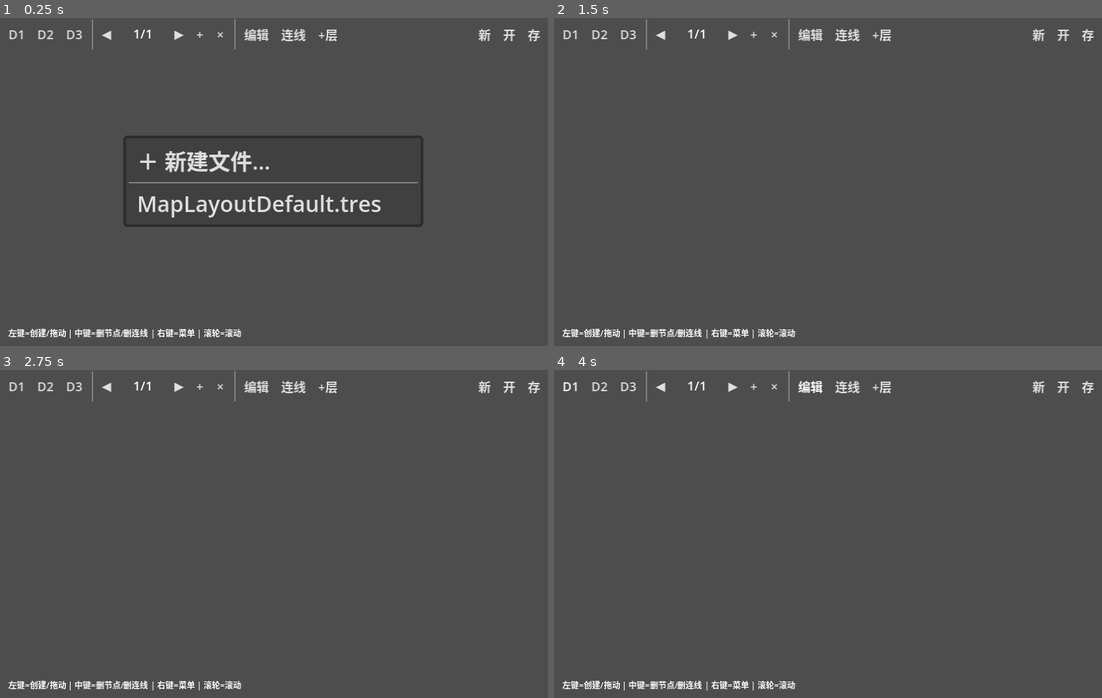
Above: before the commit, frames 1-4 (two rows, left to right).
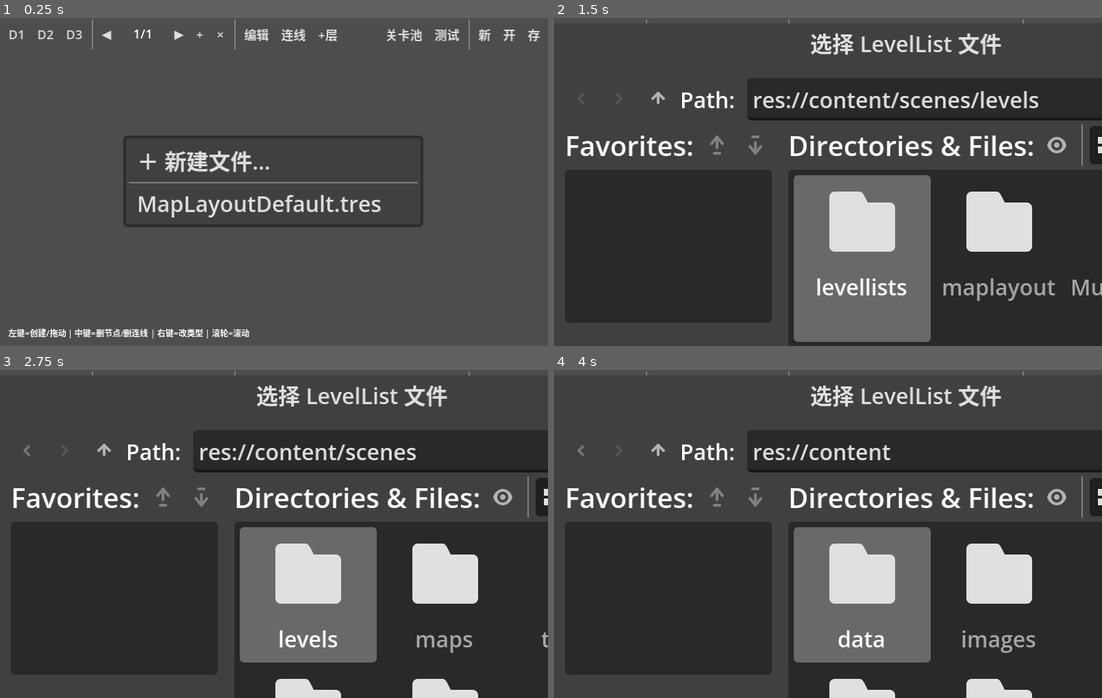
Above: after the commit, the same moments.

Repository: ZhuXilin/Dev_Project_260730
Game: Godot game, scene res://function/tool/MapLayoutEditor.tscn
Same seed, same stepped clock (60 frames per second), same inputs: the game is played once before the commit and once after it. This scene is started directly instead of the project's main scene. Sound files missing from this copy of the repository are replaced by a short silence.
Inputs (mouse positions are in pixels of both pictures, inside the frame that each line leads up to):
- Up to frame 1 (0.25 s): no input
- Up to frame 2 (1.5 s): click (959, 34) at 0.5 s, where only the run after the commit has a clickable "关卡池"; click (1003, 34) at 1.25 s, where only the run after the commit has a clickable "测试"
- Up to frame 3 (2.75 s): click (104, 452) at 2.02 s
- Up to frame 4 (4 s): click (658, 452) at 2.77 s; click "D1" at 3.5 s

The runs differ from the first frame. In frame 1, 0.5% of the frame differs, in the area x 32-86%, y 0-98%; in frame 2, 61%; in frame 3, 61%; in frame 4, 61%, in the area x 1-100%, y 0-100%.

Commit message:
Edit map editor

Diff:
--- a/function/tool/MapLayoutCanvas.gd
+++ b/function/tool/MapLayoutCanvas.gd
@@ -11,15 +11,17 @@
 
 	var canvas_w : float = size.x
 	var max_layer : int = editor._get_max_layer()
+	var in_test : bool = editor._in_test_mode
 
-	# ---- 网格层线 ----
-	for i in range(max_layer + 1):
-		var y : float = editor.CANVAS_PADDING_TOP + (max_layer - i + 0.5) * editor.LAYER_HEIGHT
-		draw_line(Vector2(0, y), Vector2(canvas_w, y),
-			Color(0.3, 0.3, 0.3, 0.5), 1)
-		var font : Font = ThemeDB.fallback_font
-		draw_string(font, Vector2(2, y - 2), "L%d" % i,
-			HORIZONTAL_ALIGNMENT_LEFT, -1, 7, Color(0.5, 0.5, 0.5, 0.7))
+	# ---- 网格层线（测试模式隐藏） ----
+	if not in_test:
+		for i in range(max_layer + 1):
+			var y : float = editor.CANVAS_PADDING_TOP + (max_layer - i + 0.5) * editor.LAYER_HEIGHT
+			draw_line(Vector2(0, y), Vector2(canvas_w, y),
+				Color(0.3, 0.3, 0.3, 0.5), 1)
+			var font : Font = ThemeDB.fallback_font
+			draw_string(font, Vector2(2, y - 2), "L%d" % i,
+				HORIZONTAL_ALIGNMENT_LEFT, -1, 7, Color(0.5, 0.5, 0.5, 0.7))
 
 	# ---- 连线 ----
 	for i in range(day_layout.nodes.size()):
@@ -28,35 +30,54 @@
 			if target < 0 or target >= day_layout.nodes.size(): continue
 			var from_pos : Vector2 = editor._node_pos(i)
 			var to_pos : Vector2 = editor._node_pos(target)
-			draw_line(from_pos, to_pos, Color(0.6, 0.6, 0.6, 0.9), 1)
+			var lc : Color = Color(0.35, 0.35, 0.35, 0.9) if in_test else Color(0.6, 0.6, 0.6, 0.9)
+			draw_line(from_pos, to_pos, lc, 1)
 
-	# ---- 节点（无描边） ----
+	# ---- 节点 ----
 	for i in range(day_layout.nodes.size()):
 		var node : MapLayoutNode = day_layout.nodes[i]
 		var pos : Vector2 = editor._node_pos(i)
-		var color : Color = _node_color(node)
 		var rect := Rect2(
 			pos - Vector2(editor.NODE_W / 2.0, editor.NODE_H / 2.0),
 			Vector2(editor.NODE_W, editor.NODE_H)
 		)
-		# ★ 只填充，不描边
-		draw_rect(rect, color, true)
 
-		# ★ 文字上下居中：用 font 的 ascent 精确居中
-		var label : String = _node_label(node)
-		var font : Font = ThemeDB.fallback_font
-		var font_size : int = editor.NODE_FONT_SIZE
-		var text_size : Vector2 = font.get_string_size(label, HORIZONTAL_ALIGNMENT_LEFT, -1, font_size)
-		var ascent : float = font.get_ascent(font_size)
-		var descent : float = font.get_descent(font_size)
-		# 垂直居中的文字基线偏移
-		var baseline_y : float = pos.y + (ascent - descent) / 2.0
-		draw_string(font,
-			Vector2(pos.x - text_size.x / 2.0, baseline_y),
-			label, HORIZONTAL_ALIGNMENT_LEFT, -1, font_size, Color.BLACK)
+		if in_test:
+			# ★ 测试模式：黑底 + 白字（模拟游戏地图节点）
+			draw_rect(rect, Color(0.1, 0.1, 0.1, 1), true)
+			draw_rect(rect, Color(0.4, 0.4, 0.4, 1), false, 1)
+			var label : String = editor._test_map_assignment.get(node, "")
+			if label == "":
+				label = _node_type_short(node.node_type)
+			# 截断
+			if label.length() > 6:
+				label = label.substr(0, 5) + "…"
+			var font : Font = ThemeDB.fallback_font
+			var font_size : int = 6
+			var text_size : Vector2 = font.get_string_size(label, HORIZONTAL_ALIGNMENT_LEFT, -1, font_size)
+			var ascent : float = font.get_ascent(font_size)
+			var descent : float = font.get_descent(font_size)
+			var baseline_y : float = pos.y + (ascent - descent) / 2.0
+			draw_string(font,
+				Vector2(pos.x - text_size.x / 2.0, baseline_y),
+				label, HORIZONTAL_ALIGNMENT_LEFT, -1, font_size, Color(0.85, 0.85, 0.85))
+		else:
+			# 编辑模式：彩色
+			var color : Color = _node_color(node)
+			draw_rect(rect, color, true)
+			var label2 : String = _node_label(node)
+			var font2 : Font = ThemeDB.fallback_font
+			var font_size2 : int = editor.NODE_FONT_SIZE
+			var text_size2 : Vector2 = font2.get_string_size(label2, HORIZONTAL_ALIGNMENT_LEFT, -1, font_size2)
+			var ascent2 : float = font2.get_ascent(font_size2)
+			var descent2 : float = font2.get_descent(font_size2)
+			var baseline_y2 : float = pos.y + (ascent2 - descent2) / 2.0
+			draw_string(font2,
+				Vector2(pos.x - text_size2.x / 2.0, baseline_y2),
+				label2, HORIZONTAL_ALIGNMENT_LEFT, -1, font_size2, Color.BLACK)
 
-	# ---- 选中高亮（连线模式）----
-	if editor._selected_link >= 0:
+	# ---- 选中高亮（编辑模式 + 连线模式）----
+	if not in_test and editor._selected_link >= 0:
 		var p : Vector2 = editor._node_pos(editor._selected_link)
 		var rect2 := Rect2(
 			p - Vector2(editor.NODE_W / 2.0 + 2, editor.NODE_H / 2.0 + 2),
@@ -65,7 +86,7 @@
 		draw_rect(rect2, Color.YELLOW, false, 2)
 
 	# ---- 拖拽预览 ----
-	if editor._dragging_idx >= 0:
+	if not in_test and editor._dragging_idx >= 0:
 		var new_layer : int = editor._layer_at_y(editor._mouse_pos.y)
 		var preview_y : float = editor.CANVAS_PADDING_TOP + (max_layer - new_layer + 0.5) * editor.LAYER_HEIGHT
 		draw_line(Vector2(0, preview_y), Vector2(canvas_w, preview_y),
--- a/function/tool/MapLayoutEditor.gd
+++ b/function/tool/MapLayoutEditor.gd
@@ -25,6 +25,13 @@
 var _canvas : Control = null
 var _scroll : ScrollContainer = null
 var _popup_layer : Control = null
+
+var _levellist : LevelListResource = null
+var _levellist_path : String = ""
+var _in_test_mode : bool = false
+var _test_map_assignment : Dictionary = {}   # MapLayoutNode -> 地图名
+var _levellist_btn : Button = null
+var _test_btn : Button = null
 
 var _day_buttons : Array[Button] = []
 var _tool_buttons : Array[Button] = []
@@ -178,6 +185,116 @@
 	add_child(fd)
 	fd.popup_centered(Vector2i(600, 400))
 
+# ============================================================
+#  LevelList + 测试
+# ============================================================
+func _on_pick_levellist():
+	var fd := FileDialog.new()
+	fd.file_mode = FileDialog.FILE_MODE_OPEN_FILE
+	fd.access = FileDialog.ACCESS_RESOURCES
+	fd.add_filter("*.tres", "Tres 文件")
+	fd.use_native_dialog = true
+	fd.current_dir = "res://content/scenes/levels/"
+	fd.title = "选择 LevelList 文件"
+	fd.file_selected.connect(func(path):
+		var ll = load(path)
+		if ll == null:
+			push_warning("加载失败: " + path)
+			fd.queue_free()
+			return
+		_levellist = ll
+		_levellist_path = path
+		_update_all_labels()
+		print("[MapLayoutEditor] 已加载 LevelList: ", path)
+		fd.queue_free()
+	)
+	fd.canceled.connect(func(): fd.queue_free())
+	add_child(fd)
+	fd.popup_centered(Vector2i(500, 400))
+
+
+func _on_test_toggle():
+	_in_test_mode = not _in_test_mode
+	_test_btn.button_pressed = _in_test_mode
+
+	if _in_test_mode:
+		if _levellist == null:
+			push_warning("请先选择 LevelList 文件")
+			_in_test_mode = false
+			_test_btn.button_pressed = false
+			return
+		_generate_test_map()
+	else:
+		_test_map_assignment.clear()
+
+	_update_all_labels()
+	_canvas.queue_redraw()
+
+
+func _generate_test_map():
+	_test_map_assignment.clear()
+	var day_layout : MapLayoutDay = _get_current_day_layout()
+	if day_layout == null: return
+
+	# ---- 收集每个类型的候选地图 ----
+	var pools : Dictionary = {}
+	if _levellist and _levellist.levels:
+		for m in _levellist.levels:
+			if m == null: continue
+			var t : int = m.node_type
+			if not pools.has(t):
+				pools[t] = []
+			pools[t].append(m)
+
+	# ---- 逐层解析（同层去重，和 MapGenerator 一致） ----
+	var by_layer : Dictionary = {}
+	for i in range(day_layout.nodes.size()):
+		var ln : MapLayoutNode = day_layout.nodes[i]
+		if not by_layer.has(ln.layer):
+			by_layer[ln.layer] = []
+		by_layer[ln.layer].append(i)
+
+	for layer_key in by_layer:
+		var indices : Array = by_layer[layer_key]
+
+		# 先处理固定节点占位
+		var used_types : Dictionary = {}
+		for idx in indices:
+			var ln : MapLayoutNode = day_layout.nodes[idx]
+			if ln.random_pool.is_empty():
+				used_types[ln.node_type] = true
+
+		# 再处理随机节点
+		for idx in indices:
+			var ln : MapLayoutNode = day_layout.nodes[idx]
+			var resolved : int = ln.node_type
+			if not ln.random_pool.is_empty():
+				var available : Array = []
+				for t in ln.random_pool:
+					if not used_types.has(t):
+						available.append(t)
+				if available.is_empty():
+					available = ln.random_pool.duplicate()
+				resolved = available[randi() % available.size()]
+				used_types[resolved] = true
+
+			# 非战斗节点 → 空
+			if resolved in [
+				MapNode.NodeType.SHOP,
+				MapNode.NodeType.FORGE,
+				MapNode.NodeType.TREASURE,
+				MapNode.NodeType.CHAPEL,
+			]:
+				_test_map_assignment[ln] = _node_type_short(resolved)
+				continue
+
+			# 战斗节点 → 从池里抽
+			var pool : Array = pools.get(resolved, [])
+			if pool.is_empty():
+				_test_map_assignment[ln] = "?"
+			else:
+				var pick : MapData = pool[randi() % pool.size()]
+				_test_map_assignment[ln] = pick.map_name
 
 # ============================================================
 #  嵌入式 Popup
@@ -614,6 +731,19 @@
 	spacer.size_flags_horizontal = Control.SIZE_EXPAND_FILL
 	top.add_child(spacer)
 
+	# ★ LevelList 选择
+	_levellist_btn = _make_btn("关卡池", "选择 LevelList 文件")
+	_levellist_btn.pressed.connect(_on_pick_levellist)
+	top.add_child(_levellist_btn)
+
+	# ★ 测试
+	_test_btn = _make_btn("测试", "预览节点（按当前布局 + 关卡池）")
+	_test_btn.toggle_mode = true
+	_test_btn.pressed.connect(_on_test_toggle)
+	top.add_child(_test_btn)
+
+	top.add_child(VSeparator.new())
+
 	var new_btn := _make_btn("新", "新建文件")
 	new_btn.pressed.connect(_on_new)
 	top.add_child(new_btn)
@@ -631,7 +761,7 @@
 	_hint_label.offset_top = -14
 	_hint_label.offset_left = 6
 	_hint_label.add_theme_font_size_override("font_size", 6)
-	_hint_label.text = "左键=创建/拖动 | 中键=删节点/删连线 | 右键=菜单 | 滚轮=滚动"
+	_hint_label.text = "左键=创建/拖动 | 中键=删节点/删连线 | 右键=改类型 | 滚轮=滚动"
 	add_child(_hint_label)
 
 	_scroll = ScrollContainer.new()
@@ -684,6 +814,10 @@
 
 
 func _handle_mouse_button(event: InputEventMouseButton, local: Vector2):
+	# ★ 测试模式禁用所有编辑操作
+	if _in_test_mode:
+		return
+
 	if event.pressed:
 		if event.button_index == MOUSE_BUTTON_LEFT:
 			var idx : int = _node_at(local)
@@ -1001,6 +1135,26 @@
 	if _variant_label:
 		_variant_label.text = "%d/%d" % [_variant_idx + 1, maxi(arr.size(), 1)]
 
+	# ★ LevelList 按钮文字
+	if _levellist_btn:
+		if _levellist_path != "":
+			var fname : String = _levellist_path.get_file()
+			if fname.ends_with(".tres"):
+				fname = fname.substr(0, fname.length() - 5)
+			if fname.length() > 8:
+				fname = fname.substr(0, 7) + "…"
+			_levellist_btn.text = fname
+			_levellist_btn.tooltip_text = _levellist_path
+		else:
+			_levellist_btn.text = "关卡池"
+			_levellist_btn.tooltip_text = "选择 LevelList 文件"
+
+	# ★ 测试按钮
+	if _test_btn:
+		_test_btn.button_pressed = _in_test_mode
+		_test_btn.text = "退出" if _in_test_mode else "测试"
+
+
 ## 保存前：把所有节点的计算位置写入 position 字段
 func _bake_positions():
 	if _layout == null: return
@@ -1033,3 +1187,16 @@
 	var x : float = BAKE_WIDTH * ratio
 	var y : float = CANVAS_PADDING_TOP + (max_layer - node.layer + 0.5) * LAYER_HEIGHT
 	return Vector2(x, y)
+
+
+func _node_type_short(t: int) -> String:
+	match t:
+		MapNode.NodeType.START: return "START"
+		MapNode.NodeType.NORMAL: return "NORMAL"
+		MapNode.NodeType.ELITE: return "ELITE"
+		MapNode.NodeType.SHOP: return "SHOP"
+		MapNode.NodeType.TREASURE: return "TREASURE"
+		MapNode.NodeType.BOSS: return "BOSS"
+		MapNode.NodeType.FORGE: return "FORGE"
+		MapNode.NodeType.CHAPEL: return "CHAPEL"
+	return "?"
